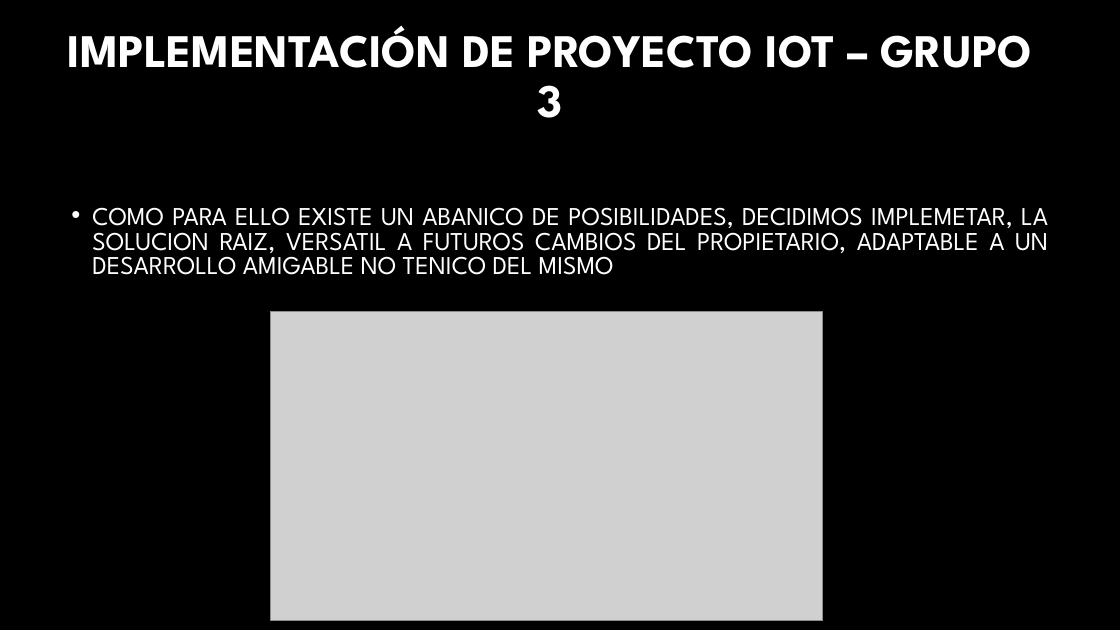
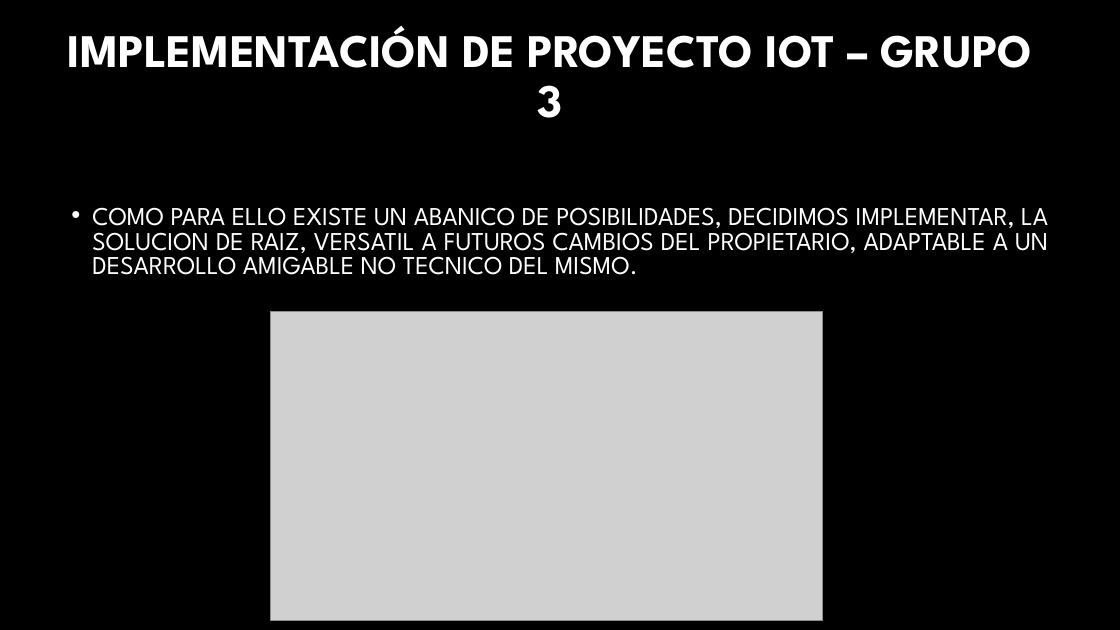
Before and after one commit to ISPC-TST-Electronica-Microcontrolada/Grupo3, a slide deck: slide 5 of PROYECTO AUTO/MATERIAL AULICO/Implementacion de proyecto Iot – grupo 3.pptx. Drawn at 1120x630 pixels with LibreOffice and Linux fonts; fonts in the diff are those of the drawing; grey boxes stand for pictures; background and template pictures are left out. Boxes give left, top, right and bottom in pixels: in the first picture for what was removed or moved away, otherwise in the second. Text is boxed around its words. In the diff, an @@ line names an element or a change of style, - is before the commit and + after.

```diff
--- a/PROYECTO AUTO/MATERIAL AULICO/Implementacion de proyecto Iot – grupo 3.pptx
+++ b/PROYECTO AUTO/MATERIAL AULICO/Implementacion de proyecto Iot – grupo 3.pptx
@@ text at <box>92,207,1048,275</box>: text changed @@
-• COMO PARA ELLO EXISTE UN ABANICO DE POSIBILIDADES, DECIDIMOS IMPLEMETAR, LA SOLUCION RAIZ, VERSATIL A FUTUROS CAMBIOS DEL PROPIETARIO, ADAPTABLE A UN DESARROLLO AMIGABLE NO TENICO DEL MISMO
+• COMO PARA ELLO EXISTE UN ABANICO DE POSIBILIDADES, DECIDIMOS IMPLEMENTAR, LA SOLUCION DE RAIZ, VERSATIL A FUTUROS CAMBIOS DEL PROPIETARIO, ADAPTABLE A UN DESARROLLO AMIGABLE NO TECNICO DEL MISMO.
```
Also in this commit, not shown: 4 other slides changed.
